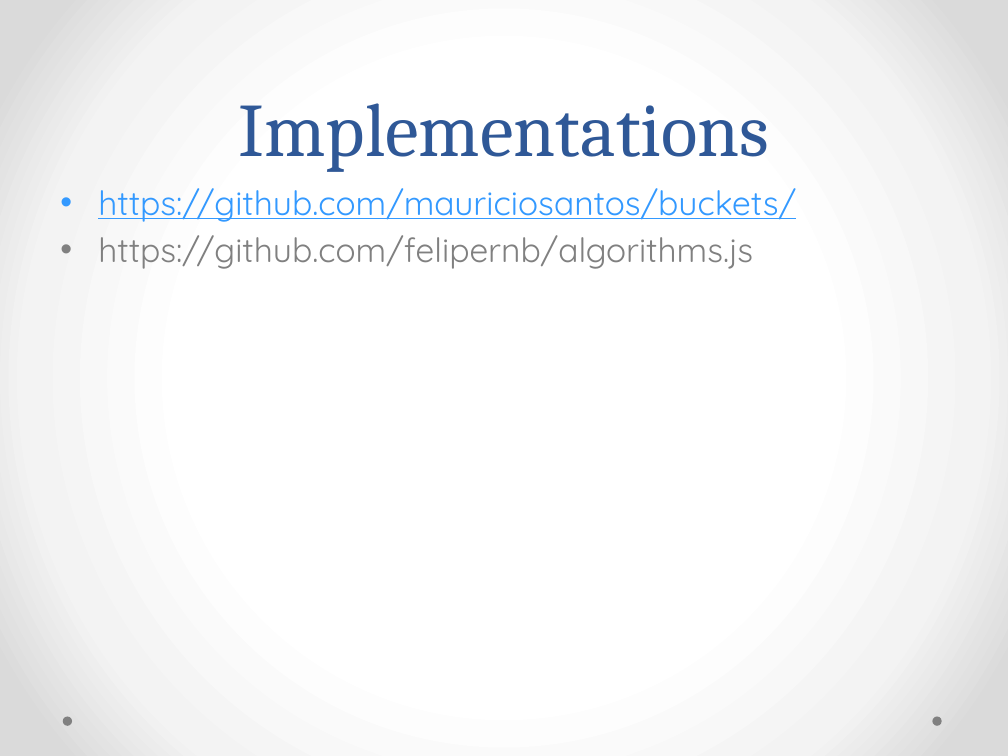
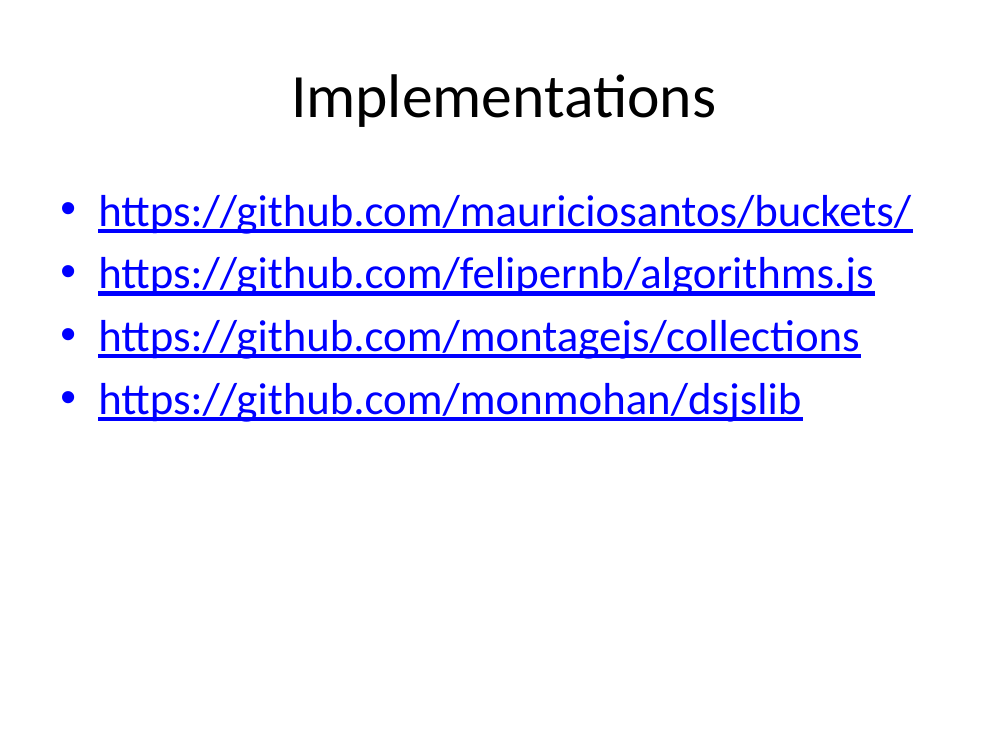
Before and after one commit to rajeshcs/jstalk, a slide deck: slide 20 of JavascriptDS.pptx (slide 19 before the commit). Drawn at 1008x756 pixels with LibreOffice and Linux fonts; fonts in the diff are those of the drawing. Boxes give left, top, right and bottom in pixels: in the first picture for what was removed or moved away, otherwise in the second. Text is boxed around its words. In the diff, an @@ line names an element or a change of style, - is before the commit and + after.

Commit message:
Changes to the talk slides

```diff
--- a/JavascriptDS.pptx
+++ b/JavascriptDS.pptx
@@ background gradient #FFFFFF to #F4F4F4 to #DADADA to #FFFFFF @@
@@ title "Implementations": place and size @@
-title "Implementations" at (238,103,769,172)
+title "Implementations" at (291,74,716,127)
@@ title "Implementations" at (291,74,716,127): size 54 to 44 pt, font Cambria to Calibri, text colour #2F5897 to #000000; line spacing 58pt to 1; vertical alignment bottom to middle @@
@@ text at (98,195,911,296): size 24 to 32 pt, font Quicksand to Calibri in "https://github.com/mauriciosantos/buckets/", "https://github.com/felipernb/algorithms.js"; text colour #3399FF to #0000FF in "https://github.com/mauriciosantos/buckets/"; text colour #808080 to #0000FF, underline on in "https://github.com/felipernb/algorithms.js"; more space between paragraphs @@
@@ text at (98,320,859,422): paragraphs added @@
+• https://github.com/montagejs/collections
+• https://github.com/monmohan/dsjslib
@@ ellipse removed at (62,717,72,726) @@
@@ ellipse removed at (932,717,941,726) @@
```
Also in this commit, not shown: 20 other slides changed, 7 slides added.
